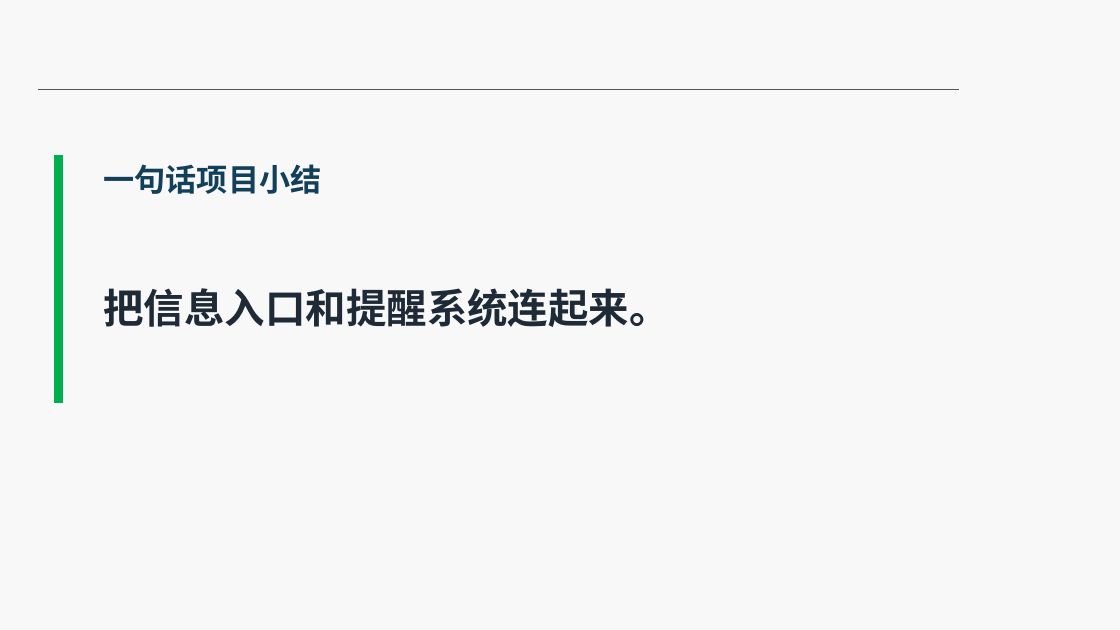
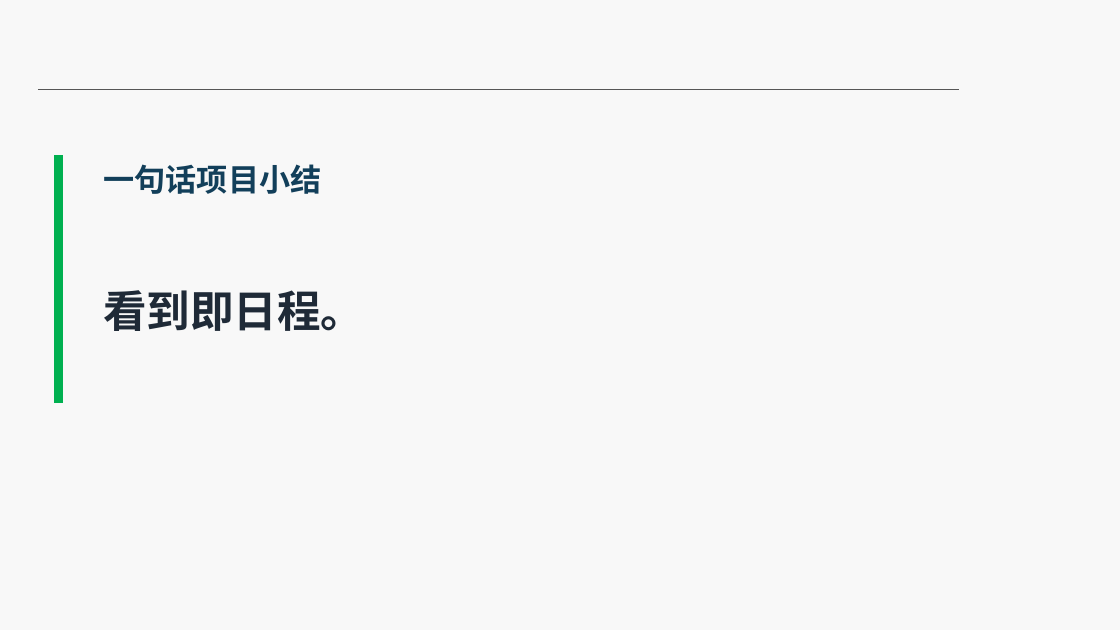
Before and after one commit to murasame9877/lishizhen, a slide deck: slide 2 of docs/2026SDG-Pitch-理时针.pptx. Drawn at 1120x630 pixels with LibreOffice and Linux fonts; fonts in the diff are those of the drawing; background and template pictures are left out. Boxes give left, top, right and bottom in pixels: in the first picture for what was removed or moved away, otherwise in the second. Text is boxed around its words. In the diff, an @@ line names an element or a change of style, - is before the commit and + after.

```diff
--- a/docs/2026SDG-Pitch-理时针.pptx
+++ b/docs/2026SDG-Pitch-理时针.pptx
@@ text at [103, 290, 364, 331]: text changed; size 26 to 28 pt @@
-把信息入口和提醒系统连起来。
+看到即日程。
```
Also in this commit, not shown: 13 other slides changed, 3 other files.
